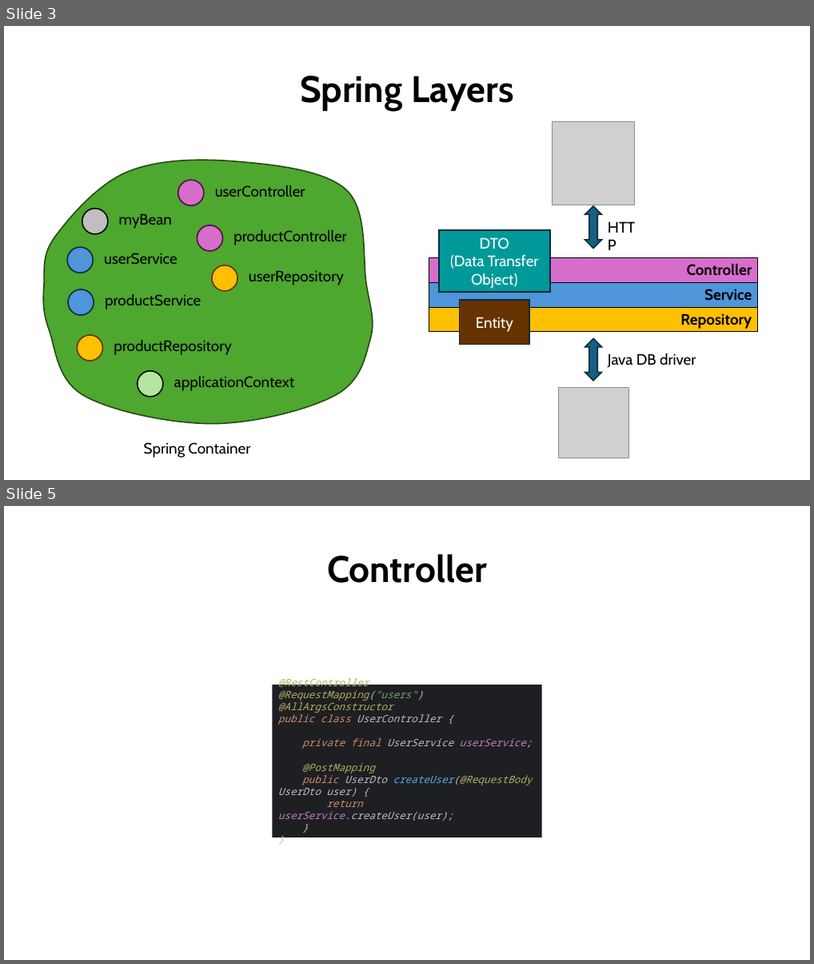
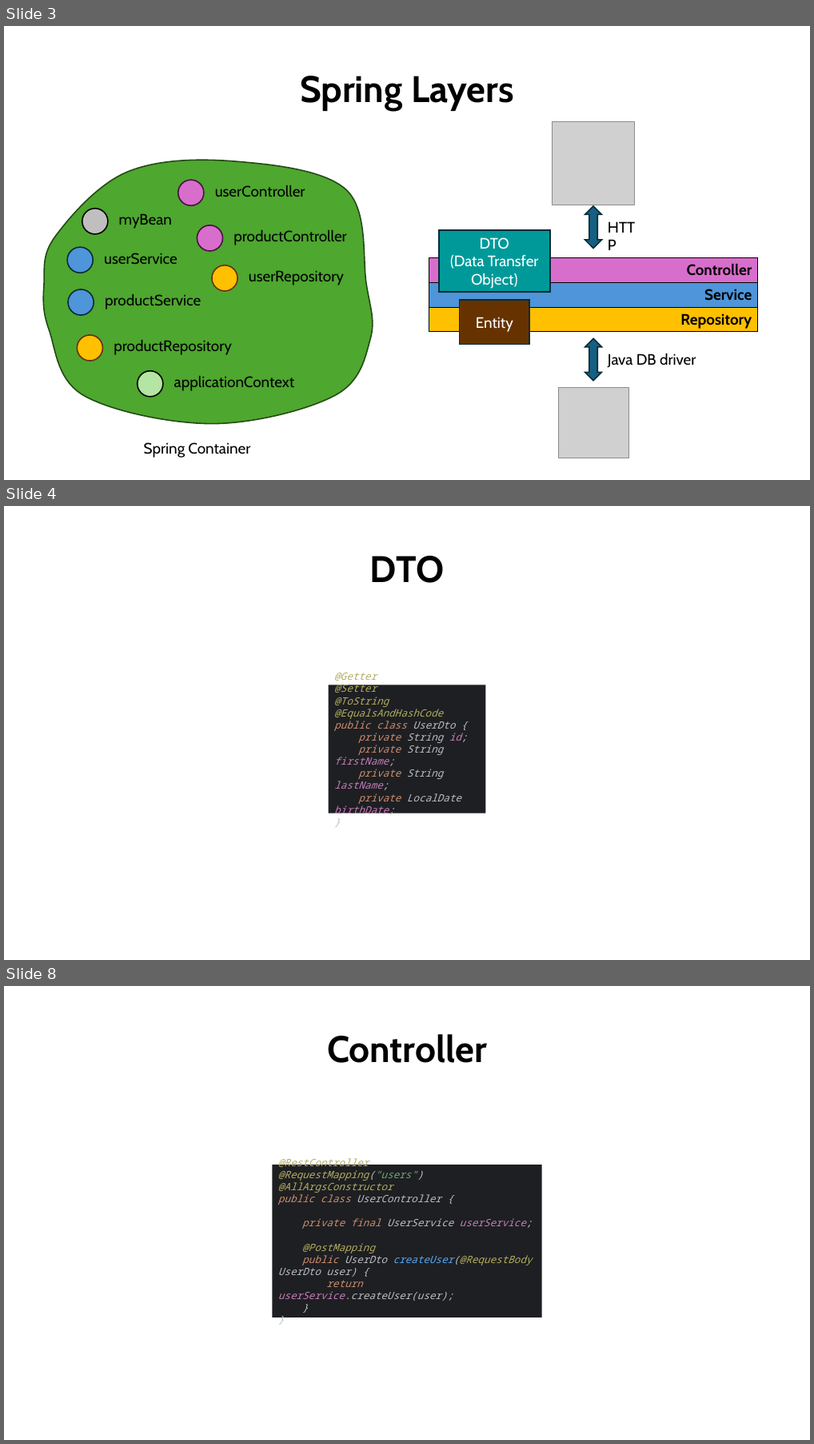
Before and after one commit to aminebag/distributed_systems, a slide deck: spring.pptx. Shown one above the other, each under a label of ours: slides 3 and 5 before the commit, slides 3, 4 and 8 after it; the slides between them are not shown. The pictures are 814x964 and 814x1444 pixels, drawn with LibreOffice and Linux fonts; fonts in the diff are those of the drawing; grey boxes stand for pictures. Boxes give left, top, right and bottom in pixels: in the first picture for what was removed or moved away, otherwise in the second. Text is boxed around its words. In the diff, an @@ line names an element or a change of style, - is before the commit and + after.

```diff
--- a/spring.pptx
+++ b/spring.pptx
@@ slide 4 added at bbox=[4, 506, 810, 960], background #FFFFFF @@
@@ text added at bbox=[370, 556, 445, 583], 44 pt, text #000000, bold @@
+DTO
@@ rectangle added at bbox=[329, 685, 486, 813], fill #1E1F22, 12 pt, text #B3AE60, italic @@
+@Getter
+@Setter
+@ToString
+@EqualsAndHashCode
+public class UserDto {
+private String id;
+private String firstName;
+private String lastName;
+private LocalDate birthDate;
+}
@@ what was slide 5 is now slide 8 @@
```
Also in this commit, not shown: 1 slide changed, 3 other slides added, 1 slide removed.
